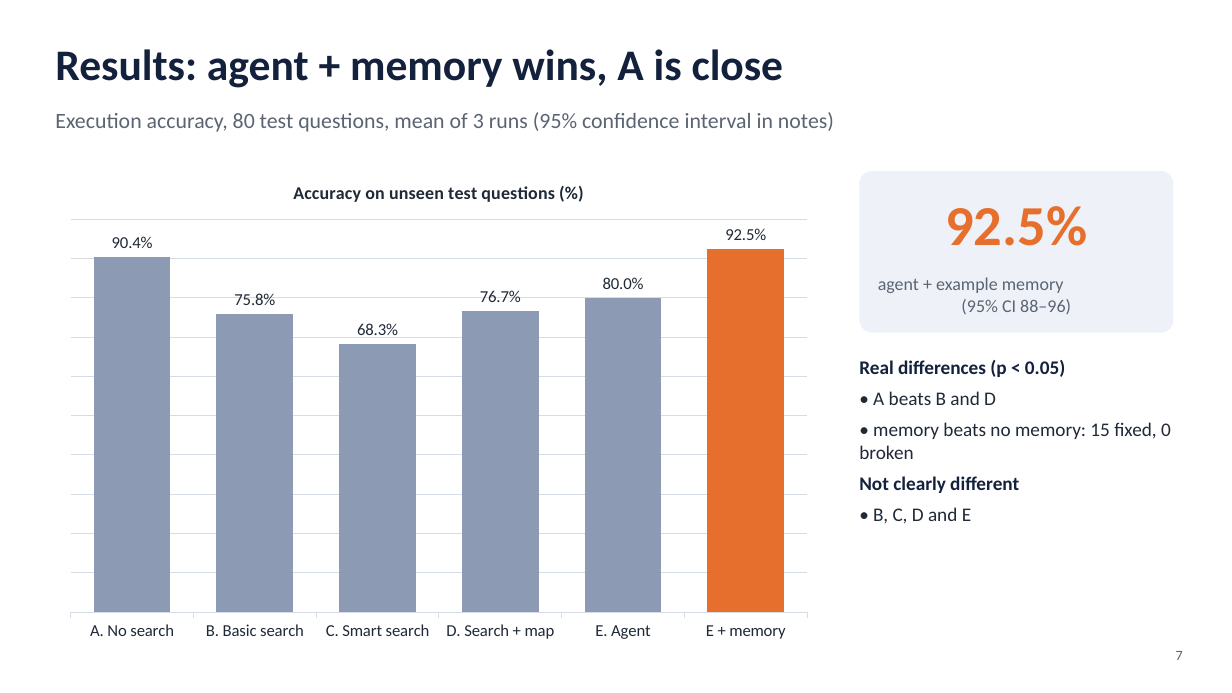
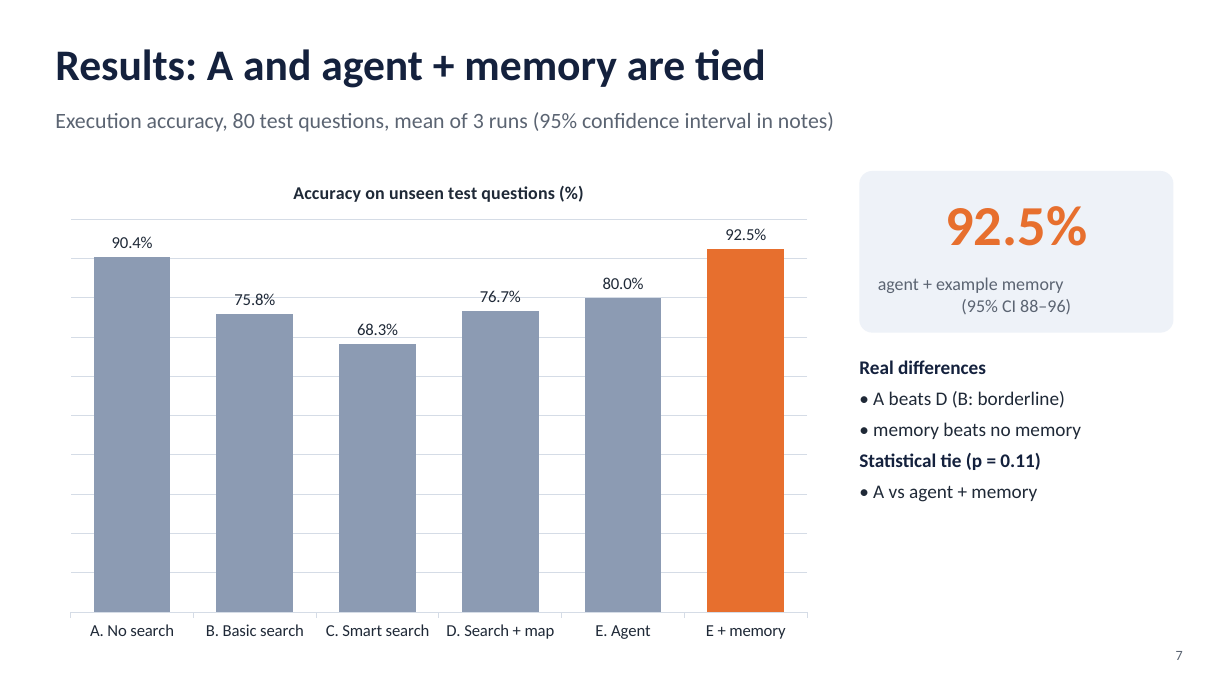
Before and after one commit to anshikachaurasia/AdsKG_agent, a slide deck: slide 7 of docs/AdsKG_Agent_Presentation.pptx. Drawn at 1232x693 pixels with LibreOffice and Linux fonts; fonts in the diff are those of the drawing. Boxes give left, top, right and bottom in pixels: in the first picture for what was removed or moved away, otherwise in the second. Text is boxed around its words. In the diff, an @@ line names an element or a change of style, - is before the commit and + after.

```diff
--- a/docs/AdsKG_Agent_Presentation.pptx
+++ b/docs/AdsKG_Agent_Presentation.pptx
@@ text at [55, 49, 766, 88]: text changed @@
-Results: agent + memory wins, A is close
+Results: A and agent + memory are tied
@@ text at [859, 360, 1081, 502]: text changed @@
-Real differences (p < 0.05)
-• A beats B and D
-• memory beats no memory: 15 fixed, 0 broken
-Not clearly different
-• B, C, D and E
+Real differences
+• A beats D (B: borderline)
+• memory beats no memory
+Statistical tie (p = 0.11)
+• A vs agent + memory
```
Also in this commit, not shown: 3 other slides changed, 1 slide added, 44 other files.
